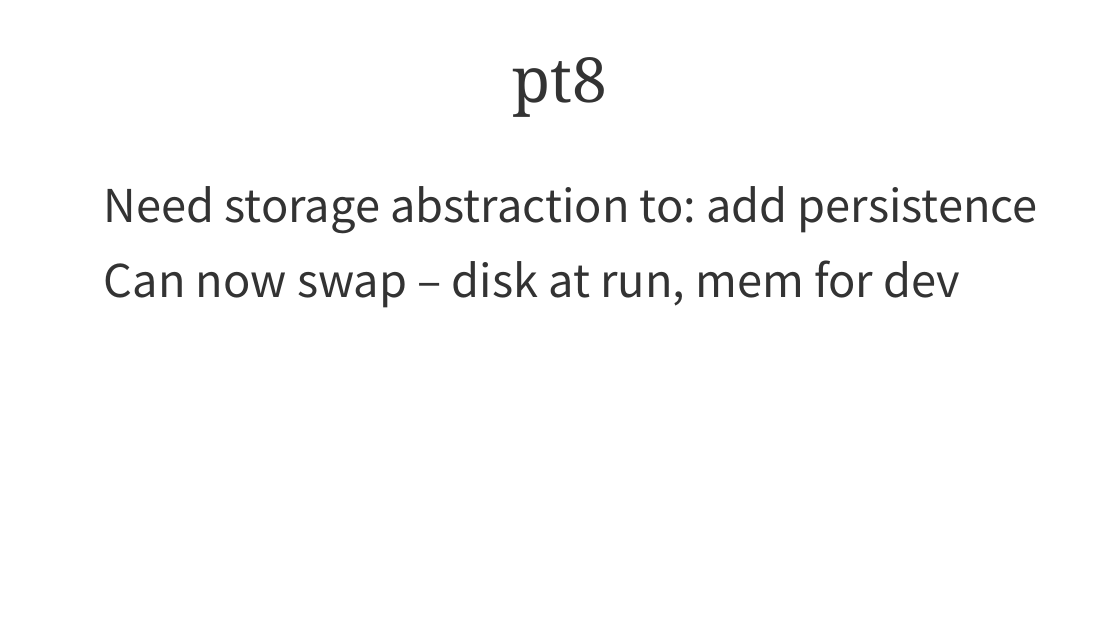
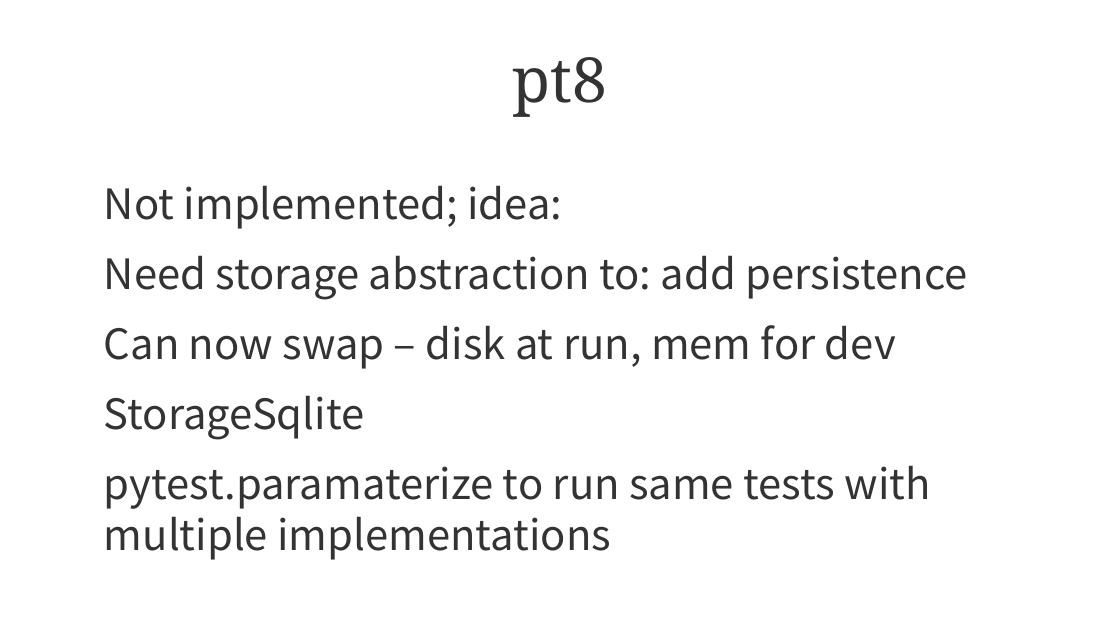
Before and after one commit to poppyargus/py-talk-flask-2023-04, a slide deck: slide 14 of slides/py-talk-flask-2023-04.odp (slide 13 before the commit). Drawn at 1120x630 pixels with LibreOffice and Linux fonts; fonts in the diff are those of the drawing; background and template pictures are left out. Boxes give left, top, right and bottom in pixels: in the first picture for what was removed or moved away, otherwise in the second. Text is boxed around its words. In the diff, an @@ line names an element or a change of style, - is before the commit and + after.

Commit message:
update slides minor

```diff
--- a/slides/py-talk-flask-2023-04.odp
+++ b/slides/py-talk-flask-2023-04.odp
@@ text at (x1=104, y1=185, x2=562, y2=229): paragraph added @@
+● Not implemented; idea:
@@ text at (x1=104, y1=255, x2=968, y2=369): size 32 to 29.6 pt in "Need storage abstraction to: add persistence", "Can now swap – disk at run, ..." @@
@@ text at (x1=104, y1=395, x2=931, y2=560): paragraphs added @@
+● StorageSqlite
+● pytest.paramaterize to run same tests with multiple implementations
```
Also in this commit, not shown: 1 other slide changed, 1 other file.
